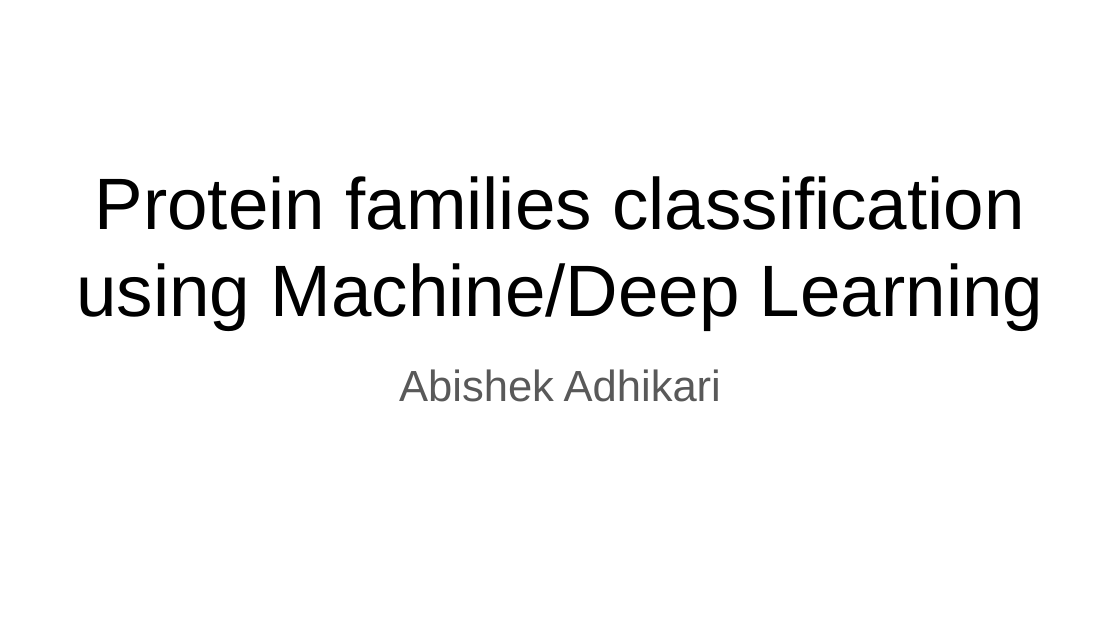
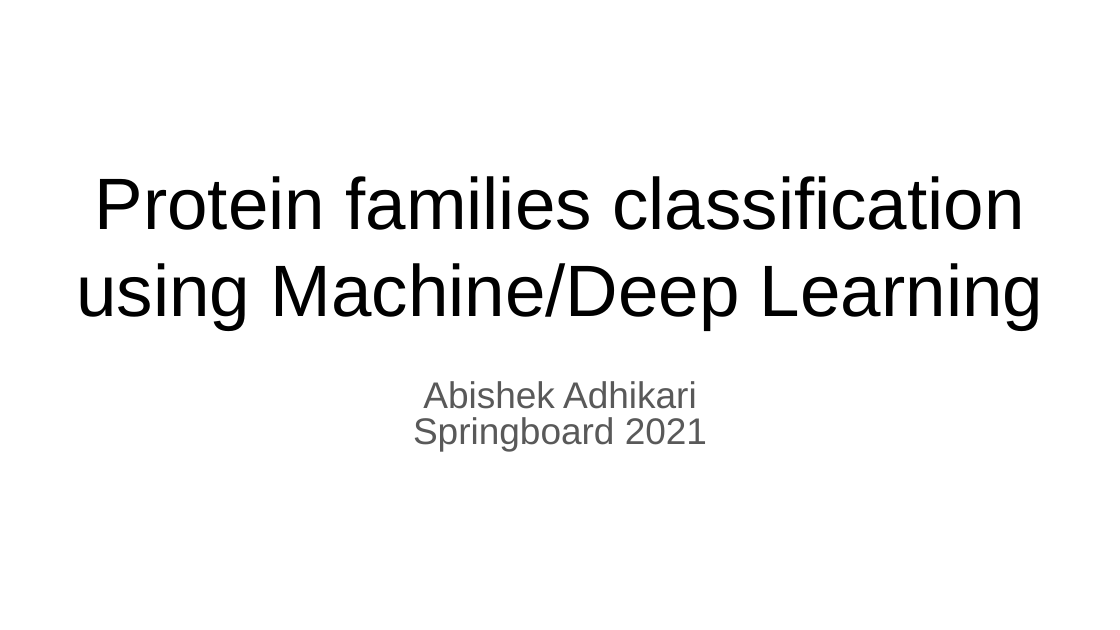
Before and after one commit to abishek269/Protein-Super-family-Classification-, a slide deck: slide 1 of Final_report_presentation.pptx. Drawn at 1120x630 pixels with LibreOffice and Linux fonts; fonts in the diff are those of the drawing. Boxes give left, top, right and bottom in pixels: in the first picture for what was removed or moved away, otherwise in the second. Text is boxed around its words. In the diff, an @@ line names an element or a change of style, - is before the commit and + after.

```diff
--- a/Final_report_presentation.pptx
+++ b/Final_report_presentation.pptx
@@ subtitle "Abishek Adhikari": place and size @@
-subtitle "Abishek Adhikari" at <box>399,369,721,402</box>
+subtitle "Abishek Adhikari" at <box>413,381,707,451</box>
@@ subtitle at <box>423,381,697,409</box>: size 28 to 23.8 pt in "Abishek Adhikari"; line spacing 1 to 0.8 @@
@@ subtitle at <box>413,417,707,451</box>: paragraph added @@
+Springboard 2021
```
Also in this commit, not shown: 7 other slides changed, 4 slides added, 1 slide removed.
